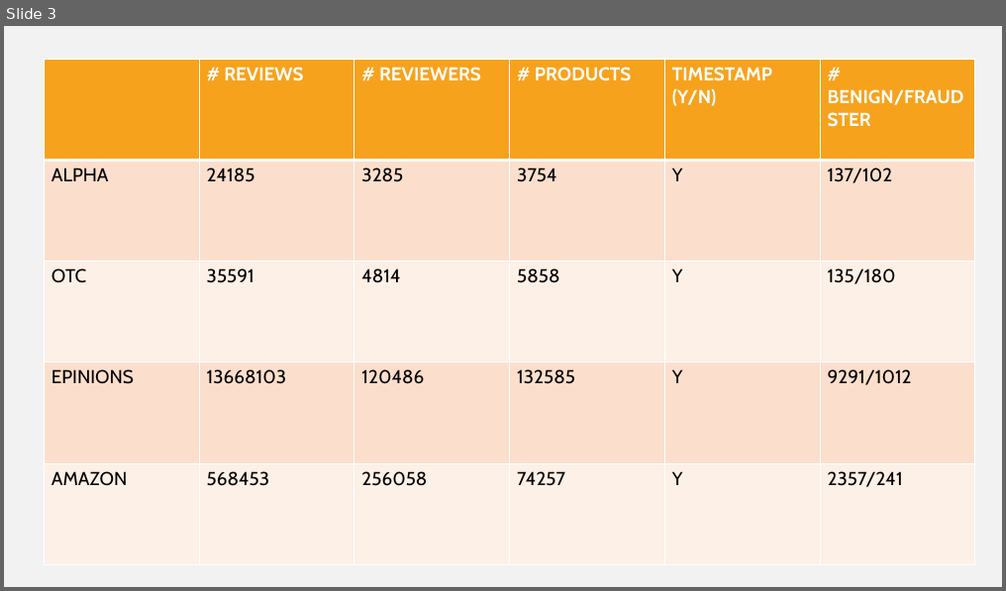
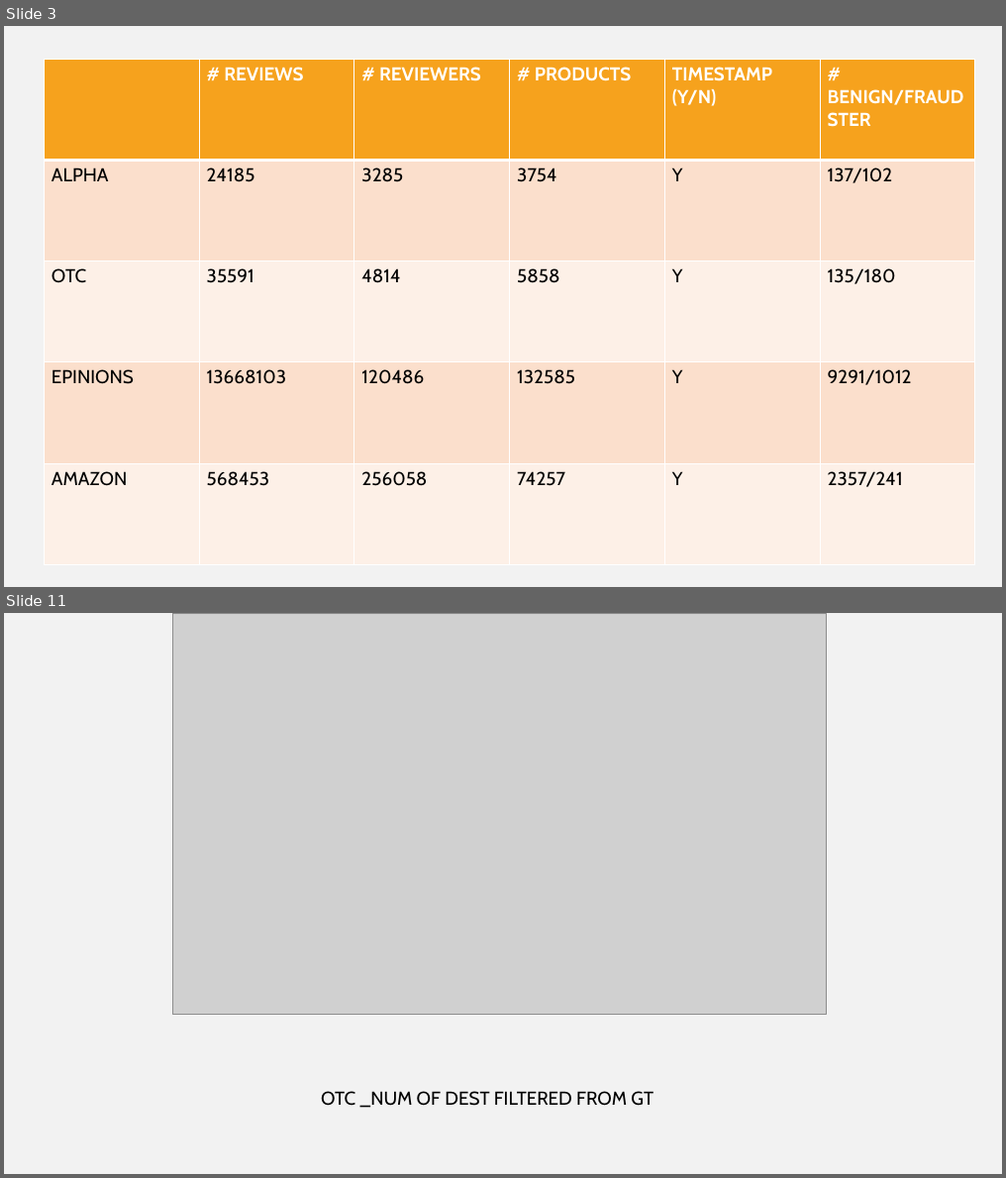
Before and after one commit to hellokayas/Sockfarm-Project, a slide deck: Data/Presentation.pptx. Shown one above the other, each under a label of ours: slide 3 before the commit, slides 3 and 11 after it; the slides between them are not shown. The pictures are 1006x591 and 1006x1178 pixels, drawn with LibreOffice and Linux fonts; fonts in the diff are those of the drawing; grey boxes stand for pictures. Boxes give left, top, right and bottom in pixels: in the first picture for what was removed or moved away, otherwise in the second. Text is boxed around its words. In the diff, an @@ line names an element or a change of style, - is before the commit and + after.

```diff
--- a/Data/Presentation.pptx
+++ b/Data/Presentation.pptx
@@ slide 11 added at <box>4,613,1002,1174</box>, background #F2F2F2 @@
@@ picture added at <box>173,613,827,1015</box> @@
@@ text added at <box>321,1091,653,1108</box>, 18 pt, text #000000 @@
+OTC _NUM OF DEST FILTERED FROM GT
```
Also in this commit, not shown: 15 other slides added.
